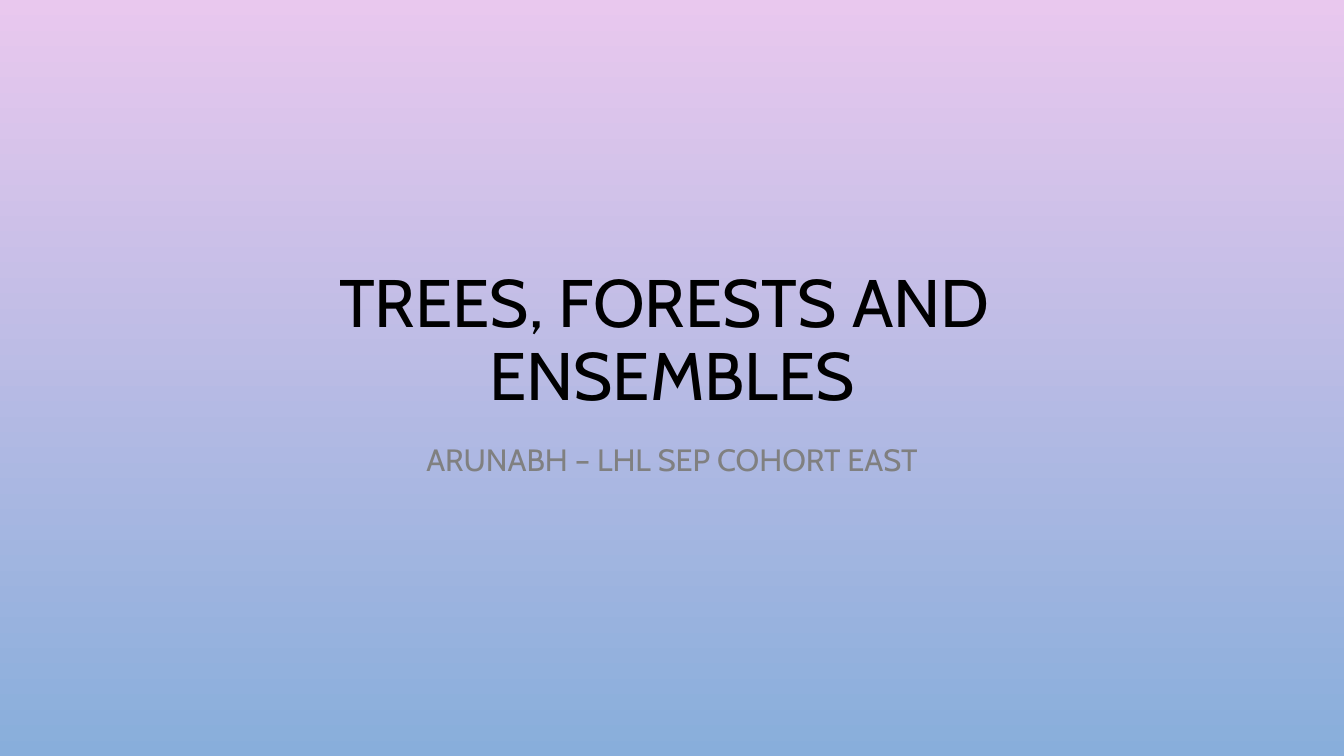
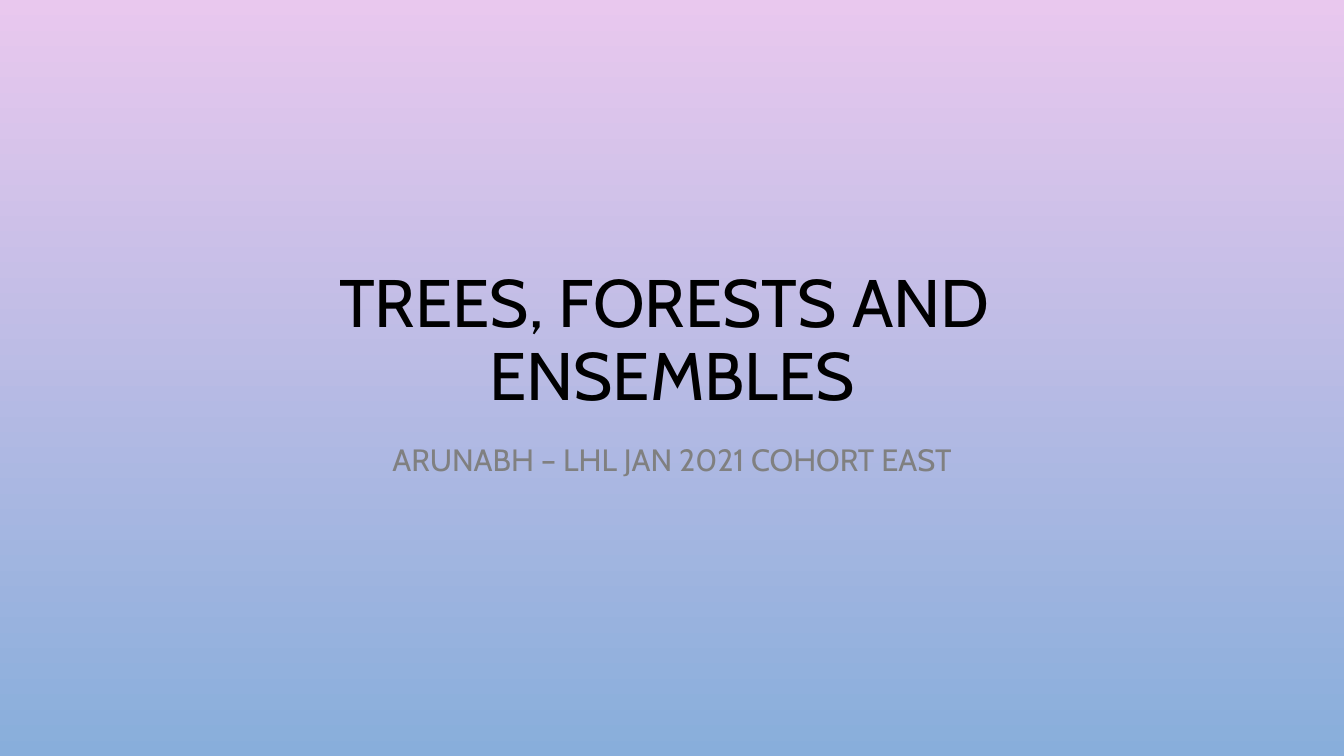
Before and after one commit to arunabh15091989/LighthouseLabs-LectureNotes, a slide deck: slide 1 of W5D3/Trees and Forests.pptx. Drawn at 1344x756 pixels with LibreOffice and Linux fonts; fonts in the diff are those of the drawing; background and template pictures are left out. Boxes give left, top, right and bottom in pixels: in the first picture for what was removed or moved away, otherwise in the second. Text is boxed around its words. In the diff, an @@ line names an element or a change of style, - is before the commit and + after.

```diff
--- a/W5D3/Trees and Forests.pptx
+++ b/W5D3/Trees and Forests.pptx
@@ subtitle at box(392, 449, 951, 476): text changed @@
-ARUNABH – LHL SEP COHORT EAST
+ARUNABH – LHL JAN 2021 COHORT EAST
```
Also in this commit, not shown: 1 slide added, 1 other file.
